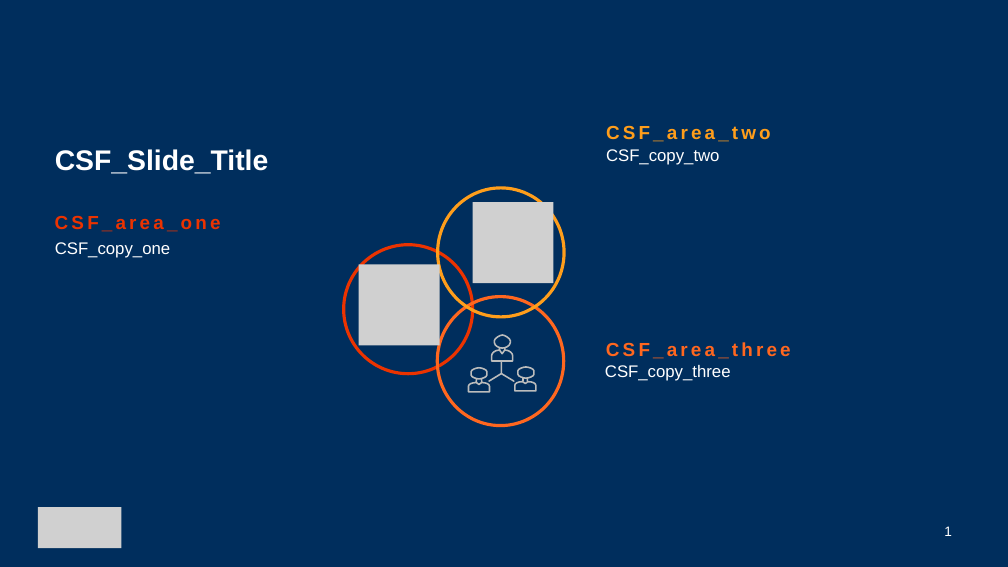
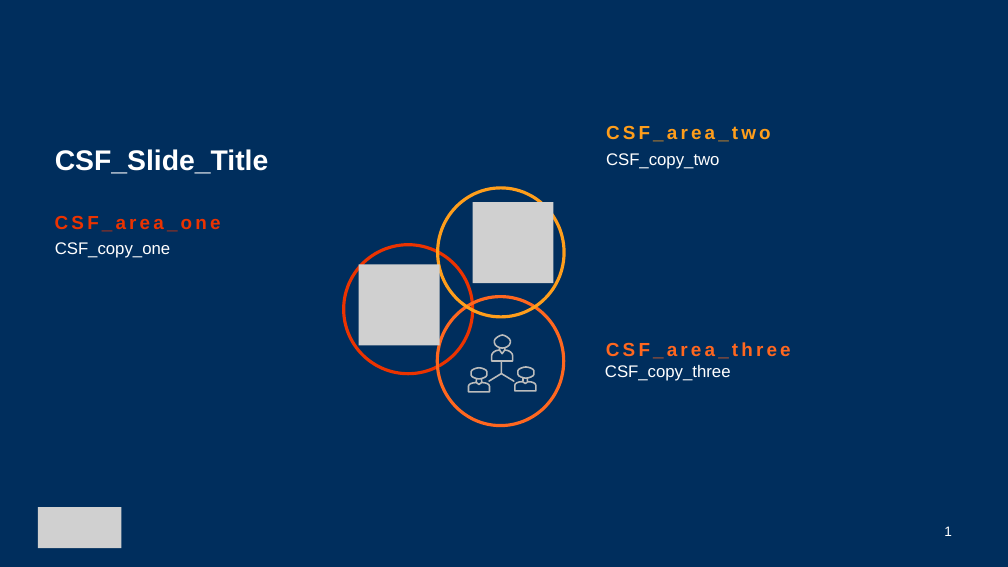
Before and after one commit to xpistos90210/templates, a slide deck: slide 1 of S1_templates.pptx. Drawn at 1008x567 pixels with LibreOffice and Linux fonts; fonts in the diff are those of the drawing; grey boxes stand for pictures; background and template pictures are left out. Boxes give left, top, right and bottom in pixels: in the first picture for what was removed or moved away, otherwise in the second. Text is boxed around its words. In the diff, an @@ line names an element or a change of style, - is before the commit and + after.

```diff
--- a/S1_templates.pptx
+++ b/S1_templates.pptx
@@ text at (606, 149, 720, 165): paragraph removed @@
-CSF_copy_two
@@ text added at (606, 153, 720, 169), 16 pt, text #FFFFFF @@
+CSF_copy_two
```
